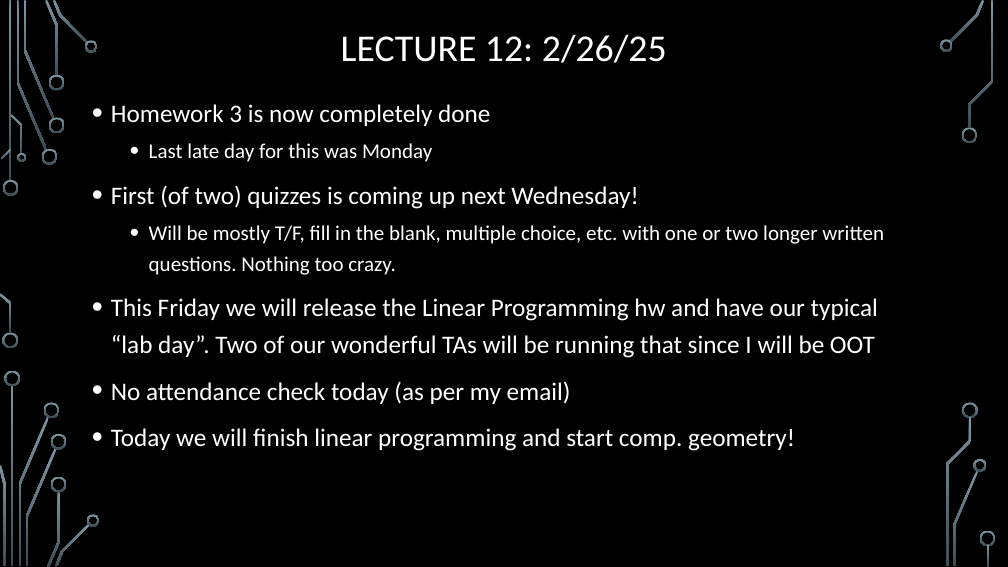
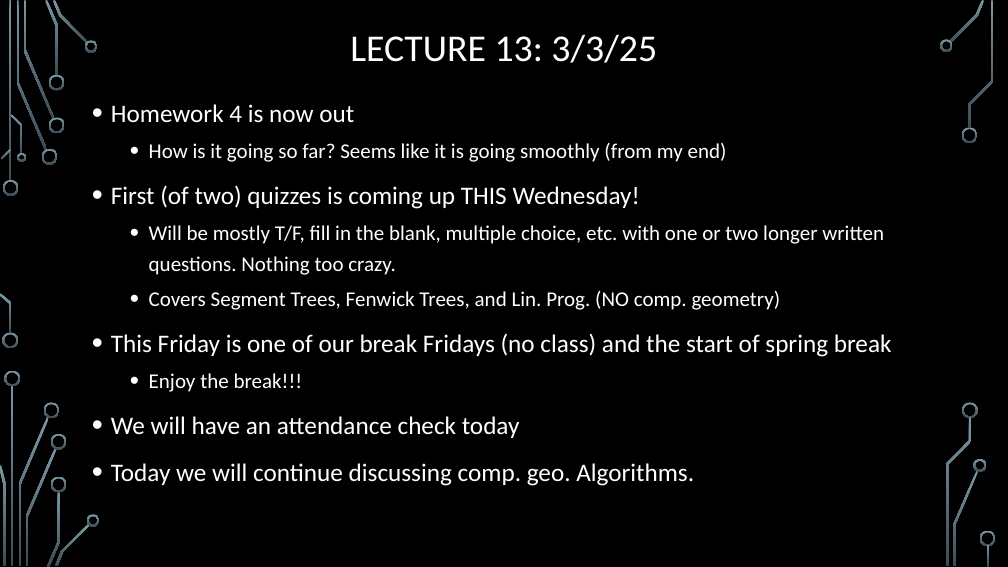
Before and after one commit to janiceeguo/advAlgo, a slide deck: slide 11 of slides/00-DailyAnnouncements.pptx. Drawn at 1008x567 pixels with LibreOffice and Linux fonts; fonts in the diff are those of the drawing; background and template pictures are left out. Boxes give left, top, right and bottom in pixels: in the first picture for what was removed or moved away, otherwise in the second. Text is boxed around its words. In the diff, an @@ line names an element or a change of style, - is before the commit and + after.

Commit message:
slides

```diff
--- a/slides/00-DailyAnnouncements.pptx
+++ b/slides/00-DailyAnnouncements.pptx
@@ title at [350, 34, 657, 63]: text changed @@
-LECTURE 12: 2/26/25
+LECTURE 13: 3/3/25
@@ text at [111, 104, 727, 209]: text changed @@
-• Homework 3 is now completely done
-  • Last late day for this was Monday
-• First (of two) quizzes is coming up next Wednesday!
+• Homework 4 is now out
+  • How is it going so far? Seems like it is going smoothly (from my end)
+• First (of two) quizzes is coming up THIS Wednesday!
@@ text at [111, 291, 892, 486]: text changed @@
-• This Friday we will release the Linear Programming hw and have our typical “lab day”. Two of our wonderful TAs will be running that since I will be OOT
-• No attendance check today (as per my email)
-• Today we will finish linear programming and start comp. geometry!
+  • Covers Segment Trees, Fenwick Trees, and Lin. Prog. (NO comp. geometry)
+• This Friday is one of our break Fridays (no class) and the start of spring break
+  • Enjoy the break!!!
+• We will have an attendance check today
+• Today we will continue discussing comp. geo. Algorithms.
```
Also in this commit, not shown: 1 other file.
